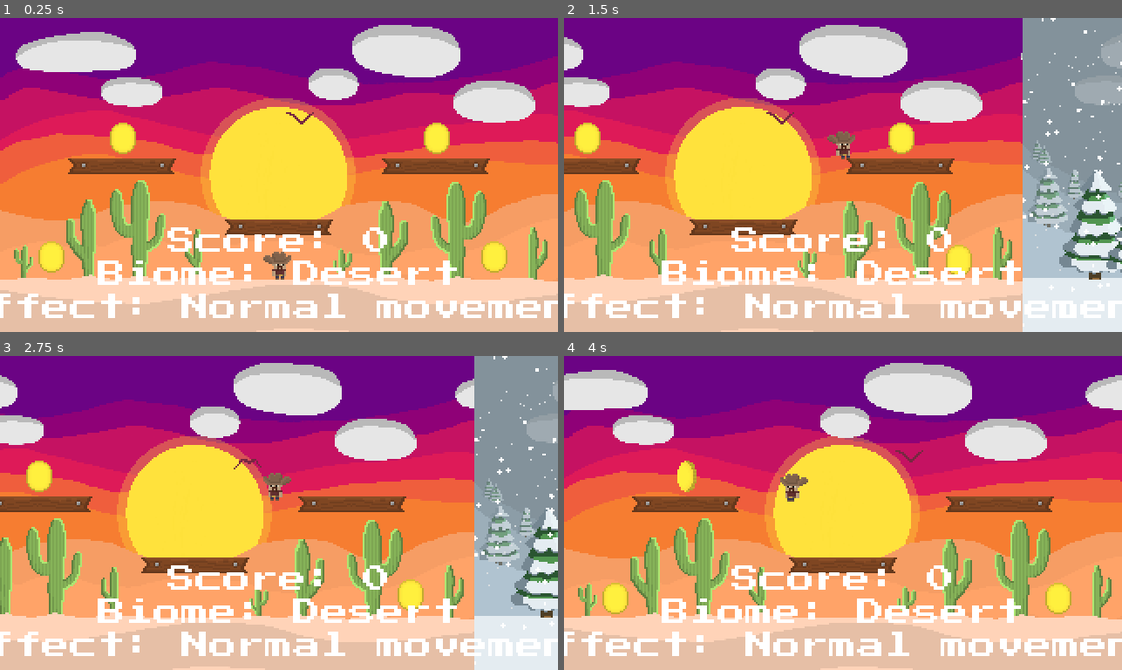
Above: before the commit, frames 1-4 (two rows, left to right).
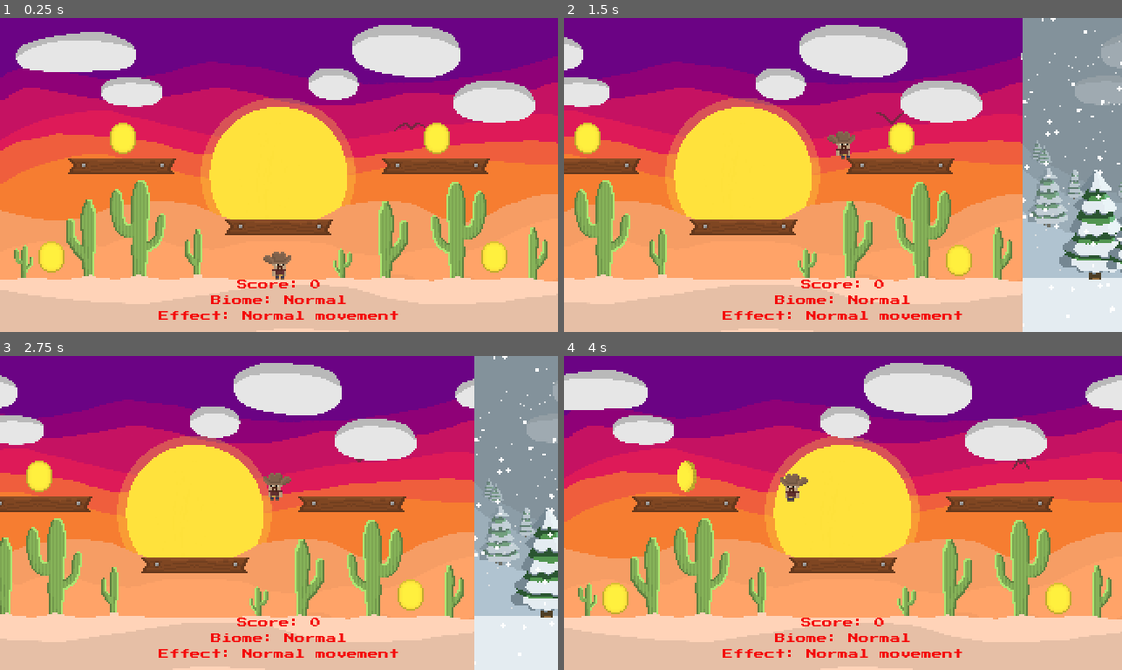
Above: after the commit, the same moments.

Repository: T-ayy-lor/Capstone
Game: Godot game, scene res://Main.tscn
The game is run twice, just before and just after one commit, with the same random seed, the same clock (stepped at 60 frames per second) and the same inputs.
Inputs:
- Up to frame 1 (0.25 s): no input
- Up to frame 2 (1.5 s): hold D (move_right) from 0.53 s (still down); tap Space (jump) at 0.6, 0.77, 1.07, 1.35 s
- Up to frame 3 (2.75 s): tap Space (jump) at 1.52, 1.82, 2.1 s; release D (move_right) at 2.03 s; hold A (move_left) from 2.03 s (still down)
- Up to frame 4 (4 s): keep holding A (move_left); tap Space (jump) at 2.85, 3.02, 3.32, 3.6, 3.77 s

The runs differ from the first frame. In frame 1, 6.2% of the frame differs, in the area x 0-100%, y 30-97%; in frame 2, 6.2%; in frame 3, 6.2%; in frame 4, 6.2%.

Commit message:
Finish Biome Effect for POC
Added snow effect and cave effects. fixed where the cave effect comes on while only being in the cave, I fixed biome text and effects if player goes backwards to previous biome. believe its good to demo for POC

Diff:
--- a/CaveBiome.gd
+++ b/CaveBiome.gd
@@ -8,11 +8,13 @@
 export(String) var biome_name = "Cave"
 
 # Cave is slightly slower due to uneven ground/darkness.
-export(float) var speed_multiplier = 0.90
+export(float) var speed_multiplier = 0.80
 export(float) var jump_multiplier = 1.0
 export(float) var gravity_multiplier = 1.0
 
-export(String) var effect_description = "Darkness: limited visibility"
+export(String) var effect_description = "Darkness: limited visibility, speed -20%"
+
+onready var snow_biome: Area2D = get_parent().get_node("SnowBiome")
 
 # READY
 func _ready() -> void:
@@ -36,8 +38,13 @@
 # PLAYER LEAVES CAVE
 func _on_body_exited(body) -> void:
 	if body.name == "Player":
-		# Restore normal movement only when leaving the cave.
+		# Player is no longer in the cave, so turn darkness off.
+		get_parent().set_cave_darkness(false)
+
+	# If Player walked backward into the SnowBiome zone,
+	# reapply Snow instead of resetting to Desert.
+	if snow_biome.overlaps_body(body):
+		snow_biome.apply_effect_to_player(body)
+	else:
+		# Player is outside Cave and Snow, so use normal Desert movement.
 		body.reset_biome_effects()
-
-		# Turn the visibility effect off after leaving cave.
-		get_parent().set_cave_darkness(false)
--- a/Main.gd
+++ b/Main.gd
@@ -6,7 +6,7 @@
 
 onready var cave_darkness: ColorRect = $WorldDarknessLayer/CaveDarkness
 
-var current_biome: String = "Desert"
+var current_biome: String = "Normal"
 var current_effect: String = "Normal movement"
 
 
--- a/Main.tscn
+++ b/Main.tscn
@@ -360,6 +360,7 @@
 extents = Vector2( 31, 4 )
 
 [sub_resource type="DynamicFont" id=5]
+size = 6
 font_data = ExtResource( 9 )
 
 [sub_resource type="SpriteFrames" id=6]
@@ -388,7 +389,7 @@
 process_mode = 0
 limit_left = -160
 limit_top = -180
-limit_right = 1454
+limit_right = 1440
 
 [node name="Background" type="Sprite" parent="."]
 position = Vector2( 0, -90 )
@@ -514,17 +515,17 @@
 anchor_bottom = 1.0
 margin_bottom = -6.0
 grow_horizontal = 2
+custom_colors/font_color = Color( 0.956863, 0.0392157, 0.0392157, 1 )
 custom_fonts/font = SubResource( 5 )
 text = "0"
 align = 1
 valign = 2
-percent_visible = -1.0
 
 [node name="AnimatedSprite" type="AnimatedSprite" parent="."]
 position = Vector2( 0, -90 )
 z_index = -75
 frames = SubResource( 6 )
-frame = 176
+frame = 239
 playing = true
 
 [node name="SnowBiome" type="Area2D" parent="."]
@@ -542,9 +543,11 @@
 shape = SubResource( 8 )
 
 [node name="WorldDarknessLayer" type="CanvasLayer" parent="."]
+follow_viewport_enable = true
 
 [node name="CaveDarkness" type="ColorRect" parent="WorldDarknessLayer"]
-margin_left = -160.0
+visible = false
+margin_left = 800.0
 margin_top = -180.0
-margin_right = 160.0
+margin_right = 1440.0
 color = Color( 0.03, 0.03, 0.08, 0.7 )
--- a/Player.gd
+++ b/Player.gd
@@ -147,6 +147,6 @@
 	gravity = base_gravity
 
 	# Reset visible HUD text to default Desert information.
-	get_parent().set_biome_hud("Desert", "Normal movement")
+	get_parent().set_biome_hud("Normal", "Normal movement")
 
-	print("Returned to Desert / normal movement")
+	print("Returned to Normal / normal movement")
--- a/SnowBiome.gd
+++ b/SnowBiome.gd
@@ -30,21 +30,29 @@
 	#when something leaves this Area2D
 	connect("body_exited", self, "_on_body_exited")
 
+# Applys snow effect entering snow or going backwards to snow from cave
+func apply_effect_to_player(player) -> void:
+	player.apply_biome_effect(
+		biome_name,
+		speed_multiplier,
+		jump_multiplier,
+		gravity_multiplier,
+		effect_description
+	)
+
 # PLAYER ENTERS SNOW
 func _on_body_entered(body) -> void:
-	# Only change effects for the Player node.
 	if body.name == "Player":
-		body.apply_biome_effect(
-			biome_name,
-			speed_multiplier,
-			jump_multiplier,
-			gravity_multiplier,
-			effect_description
-		)
+		# Apply Snow effect whenever Player enters SnowBiome.
+		apply_effect_to_player(body)
 
 # PLAYER LEAVES SNOW
 func _on_body_exited(body) -> void:
-	# Do not reset here yet.
-	# When the player leaves snow, they immediately enter cave.
-	# The CaveBiome will replace the movement/HUD effect.
-	pass
+	if body.name == "Player":
+		# Only reset to Desert if Player is not also in CaveBiome.
+		# This prevents Snow's exit from overriding Cave when moving
+		# forward from Snow to Cave.
+		var cave_biome: Area2D = get_parent().get_node("CaveBiome")
+
+		if not cave_biome.overlaps_body(body):
+			body.reset_biome_effects()
Not shown, changed: .mono/metadata/ide_messaging_meta.txt
